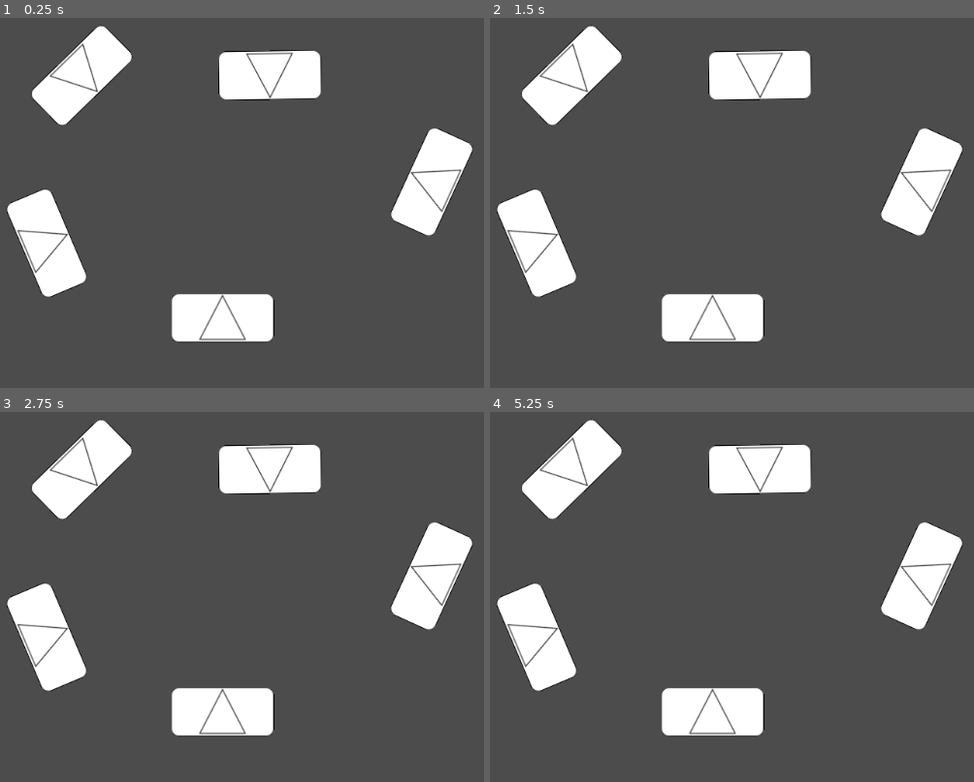
Above: before the commit, frames 1-4 (two rows, left to right).
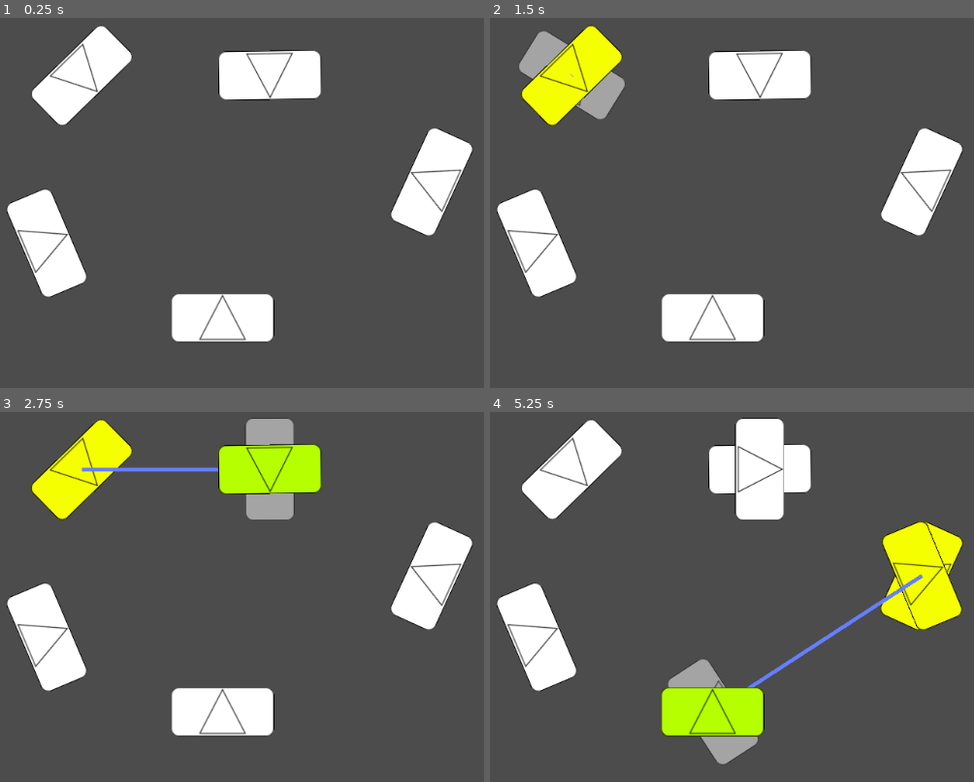
Above: after the commit, the same moments.

Repository: StStep/tatzelwurm-client
Game: Godot game, scene res://start.tscn
Same seed, same stepped clock (60 frames per second), same inputs: the game is played once before the commit and once after it. This scene is started directly instead of the project's main scene.
Inputs (mouse positions are in pixels of both pictures, inside the frame that each line leads up to):
- Up to frame 1 (0.25 s): no input
- Up to frame 2 (1.5 s): tap Enter (ui_accept) at 0.5, 0.77, 1.25 s; move the mouse to (572, 77) at 0.52 s
- Up to frame 3 (2.75 s): tap Enter (ui_accept) at 1.52, 2 s; move the mouse to (271, 467) at 2.02 s
- Up to frame 4 (5.25 s): tap Enter (ui_accept) at 2.75, 3.02, 3.5, 3.77, 4.25, 4.52 s; move the mouse to (920, 574) at 3.52 s; move the mouse to (712, 711) at 5.02 s

The runs differ from the first frame. In frame 2, 4.1% of the frame differs, in the area x 6-28%, y 1-30%; in frame 3, 7.2%; in frame 4, 10%, in the area x 35-98%, y 1-96%.
Error before the commit: Parse Error: The identifier "SelectManager" isn't declared in the current scope. (res://unit/unit.gd:55)

Commit message:
Re-enabled selection manager for start.tscn

Diff:
--- a/bgg/Unit/Unit.tscn
+++ b/bgg/Unit/Unit.tscn
@@ -5,75 +5,39 @@
 [ext_resource path="res://turn_component/battlefield_view/block_with_direction.png" type="Texture" id=3]
 [ext_resource path="res://decorators/mouse_area_2d.gd" type="Script" id=4]
 
-
-
 [sub_resource type="RectangleShape2D" id=1]
-
-custom_solver_bias = 0.0
 extents = Vector2( 68, 32.5 )
 
-[node name="Unit" type="Node2D" index="0"]
-
+[node name="Unit" type="Node2D"]
 script = ExtResource( 1 )
 
-[node name="SelectItem" type="Node" parent="." index="0"]
-
+[node name="SelectItem" type="Node" parent="."]
 script = ExtResource( 2 )
 
-[node name="Ghost" type="Sprite" parent="." index="1"]
-
+[node name="Ghost" type="Sprite" parent="."]
 visible = false
 modulate = Color( 1, 1, 1, 0.491961 )
 texture = ExtResource( 3 )
-_sections_unfolded = [ "Visibility" ]
 
-[node name="StartMarker" type="Area2D" parent="." index="2"]
-
-input_pickable = true
-gravity_vec = Vector2( 0, 1 )
-gravity = 98.0
-linear_damp = 0.1
-angular_damp = 1.0
-audio_bus_override = false
-audio_bus_name = "Master"
+[node name="StartMarker" type="Area2D" parent="."]
 script = ExtResource( 4 )
 
-[node name="Shape" type="CollisionShape2D" parent="StartMarker" index="0"]
+[node name="Shape" type="CollisionShape2D" parent="StartMarker"]
+shape = SubResource( 1 )
 
-shape = SubResource( 1 )
-_sections_unfolded = [ "Transform" ]
+[node name="Sprite" type="Sprite" parent="StartMarker"]
+texture = ExtResource( 3 )
 
-[node name="Sprite" type="Sprite" parent="StartMarker" index="1"]
-
-texture = ExtResource( 3 )
-_sections_unfolded = [ "Transform" ]
-
-[node name="EndMarker" type="Area2D" parent="." index="3"]
-
-input_pickable = true
-gravity_vec = Vector2( 0, 1 )
-gravity = 98.0
-linear_damp = 0.1
-angular_damp = 1.0
-audio_bus_override = false
-audio_bus_name = "Master"
+[node name="EndMarker" type="Area2D" parent="."]
 script = ExtResource( 4 )
 
-[node name="Shape" type="CollisionShape2D" parent="EndMarker" index="0"]
+[node name="Shape" type="CollisionShape2D" parent="EndMarker"]
+shape = SubResource( 1 )
 
-shape = SubResource( 1 )
-_sections_unfolded = [ "Transform" ]
+[node name="Sprite" type="Sprite" parent="EndMarker"]
+texture = ExtResource( 3 )
 
-[node name="Sprite" type="Sprite" parent="EndMarker" index="1"]
-
-texture = ExtResource( 3 )
-_sections_unfolded = [ "Transform" ]
-
-[node name="MovePreview" type="Line2D" parent="." index="4"]
-
+[node name="MovePreview" type="Line2D" parent="."]
 points = PoolVector2Array( 737.505, 130.658 )
 width = 5.0
-default_color = Color( 0.4, 0.5, 1, 1 )
 texture_mode = 553311648
-sharp_limit = 2.0
-round_precision = 8
--- a/bgg/project.godot
+++ b/bgg/project.godot
@@ -22,6 +22,7 @@
 [autoload]
 
 GameManager="*res://game_manager.gd"
+SelectManager="*res://decorators/select_manager.gd"
 
 [gdnative]
 
--- a/bgg/unit/position_node.tscn
+++ b/bgg/unit/position_node.tscn
@@ -4,68 +4,31 @@
 [ext_resource path="res://decorators/mouse_area_2d.gd" type="Script" id=2]
 [ext_resource path="res://turn_component/battlefield_view/circle_with_direction.png" type="Texture" id=3]
 
-
-
-
 [sub_resource type="CircleShape2D" id=1]
-
-custom_solver_bias = 0.0
 radius = 12.0
 
 [sub_resource type="RectangleShape2D" id=2]
-
-custom_solver_bias = 0.0
 extents = Vector2( 2.5, 0 )
 
-[node name="MoveCmd" type="Node2D" index="0"]
-
+[node name="MoveCmd" type="Node2D"]
 script = ExtResource( 1 )
 
-[node name="Path" type="Line2D" parent="." index="0"]
-
-points = PoolVector2Array(  )
+[node name="Path" type="Line2D" parent="."]
 width = 5.0
 default_color = Color( 1, 1, 1, 1 )
 texture_mode = 553311648
-sharp_limit = 2.0
-round_precision = 8
-_sections_unfolded = [ "Fill", "Material", "Visibility" ]
 
-[node name="Marker" type="Area2D" parent="." index="1"]
+[node name="Marker" type="Area2D" parent="."]
+script = ExtResource( 2 )
 
-input_pickable = true
-gravity_vec = Vector2( 0, 1 )
-gravity = 98.0
-linear_damp = 0.1
-angular_damp = 1.0
-audio_bus_override = false
-audio_bus_name = "Master"
+[node name="Shape" type="CollisionShape2D" parent="Marker"]
+shape = SubResource( 1 )
+
+[node name="Sprite" type="Sprite" parent="Marker"]
+texture = ExtResource( 3 )
+
+[node name="PathArea" type="Area2D" parent="."]
 script = ExtResource( 2 )
-_sections_unfolded = [ "Audio Bus", "Collision", "Pickable", "Transform", "Z" ]
 
-[node name="Shape" type="CollisionShape2D" parent="Marker" index="0"]
-
-shape = SubResource( 1 )
-_sections_unfolded = [ "Transform", "Z" ]
-
-[node name="Sprite" type="Sprite" parent="Marker" index="1"]
-
-texture = ExtResource( 3 )
-_sections_unfolded = [ "Material", "Offset", "Visibility" ]
-
-[node name="PathArea" type="Area2D" parent="." index="2"]
-
-input_pickable = true
-gravity_vec = Vector2( 0, 1 )
-gravity = 98.0
-linear_damp = 0.1
-angular_damp = 1.0
-audio_bus_override = false
-audio_bus_name = "Master"
-script = ExtResource( 2 )
-_sections_unfolded = [ "Collision", "Material", "Pickable", "Visibility" ]
-
-[node name="Shape" type="CollisionShape2D" parent="PathArea" index="0"]
-
+[node name="Shape" type="CollisionShape2D" parent="PathArea"]
 shape = SubResource( 2 )
-_sections_unfolded = [ "Material", "Transform", "Visibility" ]
